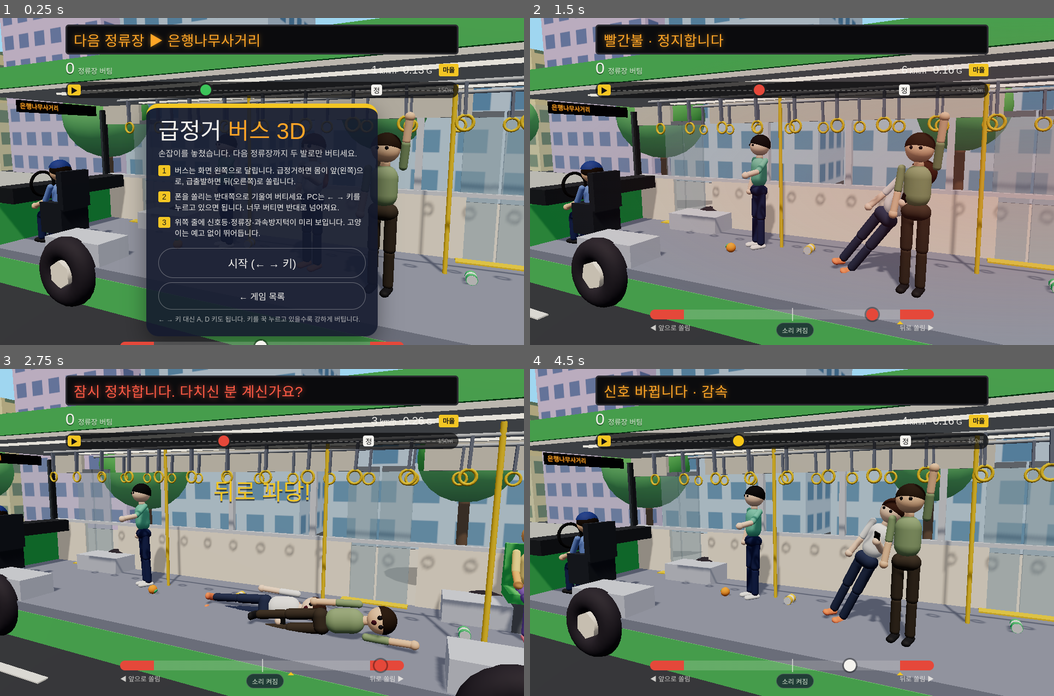
Above: before the commit, frames 1-4 (two rows, left to right).
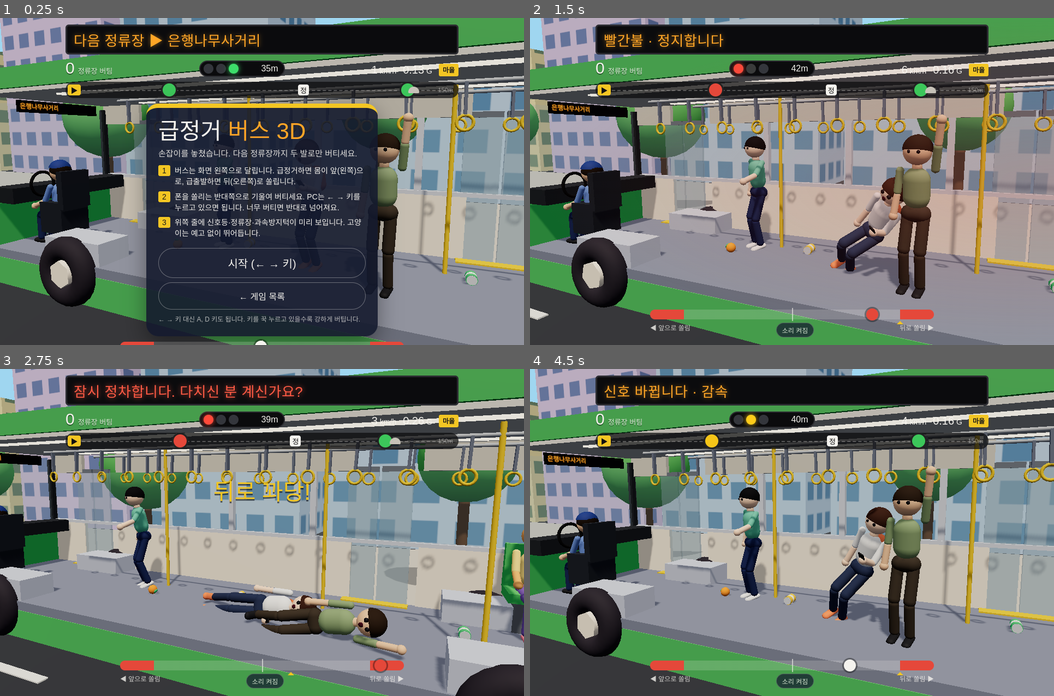
Above: after the commit, the same moments.

Repository: mynseo/MiniGame
Game: browser game, page bus-3d/index.html
Same seed, same stepped clock (60 frames per second), same inputs: the game is played once before the commit and once after it.
Inputs:
- Up to frame 1 (0.25 s): no input
- Up to frame 2 (1.5 s): click "시작 (← → 키)" at 0.27 s; hold Right from 1.03 s (still down); tap Space at 1.1 s
- Up to frame 3 (2.75 s): release Right at 1.53 s; hold Down 1.58-1.85 s; tap Space at 1.6, 2.1, 2.6 s; hold Left 1.9-2.47 s; hold Right from 2.52 s (still down)
- Up to frame 4 (4.5 s): tap Space at 3.1, 3.6, 4.1 s; release Right at 3.18 s; hold Left 3.23-3.67 s; hold Down 3.72-4.05 s; hold Right from 4.1 s (still down)

The runs differ from the first frame. In frame 1, 1.4% of the frame differs, in the area x 30-80%, y 13-86%; in frame 2, 4.3%; in frame 3, 4.3%; in frame 4, 4.5%, in the area x 33-79%, y 13-86%.

Commit message:
Bus 3D: knee-bend bracing, more stop-and-go, readable signals
- Passengers bend their knees and lean the chest forward the closer
  they get to falling, instead of standing stiff
- Bus stops more often: stops every 100-150 m with two lights between,
  lights turn red more often, shorter red waits and door stops
- New traffic light widget in the HUD shows the next light's colour and
  distance; street signals are bigger and gain a post-mounted head at
  window height

Co-Authored-By: Claude Opus 5.5 <noreply@anthropic.com>
Claude-Session: https://claude.ai/code/session_01WCRVuTihVm1j5F73JGdS4a

Diff:
--- a/bus-3d/index.html
+++ b/bus-3d/index.html
@@ -39,6 +39,14 @@
 #stops { font-family: var(--sign); font-size: clamp(22px, 6vw, 30px); text-shadow: 0 2px 0 rgba(0,0,0,.4); }
 #stops small { font-family: var(--body); font-size: 13px; opacity: .85; margin-left: 6px; }
 #meters { display: flex; gap: 12px; font-size: 14px; }
+#sig { display: flex; align-items: center; gap: 5px; background: #0b0b0d; border: 2px solid #2b2b30; border-radius: 999px; padding: 4px 10px 4px 6px; }
+#sig i { width: 18px; height: 18px; border-radius: 50%; background: #34363c; transition: background .15s, box-shadow .15s; }
+#sig i.r { background: #ff4a3a; box-shadow: 0 0 10px #ff4a3a; }
+#sig i.y { background: #ffcc1a; box-shadow: 0 0 10px #ffcc1a; }
+#sig i.g { background: #3ddc6a; box-shadow: 0 0 10px #3ddc6a; }
+#sig span { font-family: var(--sign); font-size: 16px; min-width: 4.2em; text-align: right; font-variant-numeric: tabular-nums; }
+#sig.far { opacity: .45; }
+.ic.light { width: 24px; height: 24px; }
 #meters b { font-family: var(--sign); font-weight: 400; font-size: 20px; }
 #route { font-size: 12px; background: var(--pole); color: #1a1a1a; border-radius: 3px; padding: 2px 7px; font-weight: 700; }
 #ahead { position: relative; height: 30px; background: rgba(11,11,13,.72); border-radius: 15px; overflow: hidden; }
@@ -104,6 +112,7 @@
     <div id="led">다음 정류장 ▶ 은행나무사거리</div>
     <div id="stats">
       <div id="stops">0<small>정류장 버팀</small></div>
+      <div id="sig" aria-label="다음 신호"><i></i><i></i><i></i><span id="sigd">신호 없음</span></div>
       <div id="meters"><span><b id="kmh">0</b> km/h</span><span><b id="gee">0.00</b> G</span><span id="route">마을</span></div>
     </div>
     <div id="ahead"><div class="ic bus">▶</div><span class="lbl">150m</span></div>
@@ -157,10 +166,10 @@
 // body = inverted pendulum on the feet. +theta = leaning toward the bus front (right side of screen).
 const P = { K_LEG: 15, GRAV: 9, INERTIA: 1.25, DAMP: 2.4, PUSH: 7, FAIL: 0.85 };
 const STAGES = [
-  { name: '마을', label: '마을버스', color: '#5cc46a', vmax: 11, go: 1.6, brake: 2.0, jerk: 5, red: 0.5, cat: 0, noise: 0.25 },
-  { name: '간선', label: '간선버스', color: '#5b9bf0', vmax: 13.5, go: 2.4, brake: 2.8, jerk: 8, red: 0.6, cat: 1 / 30, noise: 0.35 },
-  { name: '광역', label: '광역버스', color: '#f0705f', vmax: 16, go: 3.2, brake: 3.8, jerk: 12, red: 0.7, cat: 1 / 20, noise: 0.45 },
-  { name: '심야', label: '심야버스', color: '#6a6fd0', vmax: 17, go: 3.8, brake: 4.8, jerk: 18, red: 0.75, cat: 1 / 14, noise: 0.6 }
+  { name: '마을', label: '마을버스', color: '#5cc46a', vmax: 11, go: 1.6, brake: 2.0, jerk: 5, red: 0.8, cat: 0, noise: 0.25 },
+  { name: '간선', label: '간선버스', color: '#5b9bf0', vmax: 13.5, go: 2.4, brake: 2.8, jerk: 8, red: 0.85, cat: 1 / 30, noise: 0.35 },
+  { name: '광역', label: '광역버스', color: '#f0705f', vmax: 16, go: 3.2, brake: 3.8, jerk: 12, red: 0.9, cat: 1 / 20, noise: 0.45 },
+  { name: '심야', label: '심야버스', color: '#6a6fd0', vmax: 17, go: 3.8, brake: 4.8, jerk: 18, red: 0.9, cat: 1 / 14, noise: 0.6 }
 ];
 const stageOf = n => n < 2 ? 0 : n < 5 ? 1 : n < 9 ? 2 : 3;
 const STOP_NAMES = ['은행나무사거리', '시장입구', '구청앞', '한빛도서관', '중앙병원', '버들마을', '소방서', '체육공원',
@@ -196,8 +205,8 @@
   planSegment(); planSegment();
 }
 function planSegment() {
-  const start = segEnd, end = start + (segEnd === 0 ? 120 : rand(150, 210));
-  const n = segEnd === 0 ? 1 : 1 + (Math.random() < 0.5 ? 1 : 0);
+  const start = segEnd, end = start + (segEnd === 0 ? 90 : rand(100, 150));
+  const n = segEnd === 0 ? 1 : 2;
   for (let k = 1; k <= n; k++) objs.push({ type: 'light', x: start + (end - start) * k / (n + 1) + rand(-12, 12), color: 'green', willStop: null, t: 0, wait: 0 });
   if (segEnd > 0 && Math.random() < 0.55) objs.push({ type: 'bump', x: start + rand(30, end - start - 30), hit: 0 });
   objs.push({ type: 'stop', x: end, name: STOP_NAMES[stopIdx++ % STOP_NAMES.length], done: false, wait: 0 });
@@ -373,10 +382,10 @@
         const need = v * v / (2 * Math.max(d - 1, 0.5));
         if (need < 5.5) { o.color = 'yellow'; o.t = 0; } else o.willStop = false;
       } else if (o.color === 'yellow') { o.t += dt; if (o.t > 1.1) o.color = 'red'; }
-      else if (o.color === 'red' && o.wait > (o.hold || (o.hold = rand(1.8, 3.2)))) { o.color = 'green'; o.willStop = false; o.braking = false; }
+      else if (o.color === 'red' && o.wait > (o.hold || (o.hold = rand(1.2, 2.2)))) { o.color = 'green'; o.willStop = false; o.braking = false; }
     } else if (o.type === 'stop' && !o.done && o.wait > 0) {
       if (doorOpen === 0 && o.wait > 0.3) { doorOpen = 0.001; sfx.door(); sfx.bell(); }
-      if (o.wait > 3.2) {
+      if (o.wait > 2.4) {
         o.done = true; o.braking = false;
         if (st === 'play') { stops++; sfx.ding(); pop(`${o.name} · ${stops}번째`); }
         const ns = stageOf(stops);
@@ -490,6 +499,14 @@
     if (o.type === 'light') { e.style.background = o.color === 'green' ? '#3cc65a' : o.color === 'yellow' ? '#f5c518' : '#e5483a'; e.textContent = ''; }
     else e.textContent = o.type === 'stop' ? '정' : o.type === 'cat' ? '!' : '';
   });
+  // next traffic light, big and readable
+  const nl = objs.find(o => o.type === 'light' && o.x - busX > -1.5 && o.x - busX < 150);
+  const lamps = $('sig').children;
+  const on = nl ? (nl.color === 'red' ? 'r' : nl.color === 'yellow' ? 'y' : 'g') : '';
+  ['r', 'y', 'g'].forEach((k, i) => { const c = k === on ? k : ''; if (lamps[i].className !== c) lamps[i].className = c; });
+  const sd = nl ? (nl.x - busX < 3 ? (nl.color === 'green' ? '통과' : '정지') : Math.round(nl.x - busX) + 'm') : '신호 없음';
+  if ($('sigd').textContent !== sd) $('sigd').textContent = sd;
+  $('sig').classList.toggle('far', !nl);
   // LED sign
   alertT = Math.max(0, alertT - dt);
   const next = objs.find(o => o.type === 'stop' && !o.done && o.x - busX > -1);
@@ -735,11 +752,15 @@
     box(0.4, 0.02, 3.6, 0xf5f3ee, 0, ROAD_Y + 0.012, 0.3, g, false); // stop line
     cyl(0.09, 5.4, 0x30343b, 3, ROAD_Y + 2.7, 2.9, g);
     box(0.12, 0.12, 3.2, 0x30343b, 3, ROAD_Y + 5.3, 1.35, g);
-    box(0.3, 0.36, 1.15, 0x23262c, 3, ROAD_Y + 5.05, 0.2, g);
+    box(0.34, 0.55, 1.5, 0x23262c, 3, ROAD_Y + 5.05, 0.2, g);
+    box(0.34, 1.45, 0.55, 0x23262c, 2.95, ROAD_Y + 2.85, 2.9, g); // post-mounted head, seen through the windows
     g.userData.lamps = [0xe5483a, 0xf5c518, 0x3cc65a].map((c, i) => {
-      const m = new THREE.Mesh(new THREE.SphereGeometry(0.13, 12, 8), new THREE.MeshBasicMaterial({ color: 0x3b3e44 }));
-      m.position.set(2.84, ROAD_Y + 5.05, 0.58 - i * 0.38); g.add(m); m.userData.on = c; return m;
-    });
+      const m = new THREE.Mesh(new THREE.SphereGeometry(0.2, 16, 10), new THREE.MeshBasicMaterial({ color: 0x3b3e44 }));
+      m.position.set(2.8, ROAD_Y + 5.05, 0.68 - i * 0.48); g.add(m); m.userData.on = c; return m;
+    }).concat([0xe5483a, 0xf5c518, 0x3cc65a].map((c, i) => {
+      const m = new THREE.Mesh(new THREE.SphereGeometry(0.2, 16, 10), new THREE.MeshBasicMaterial({ color: 0x3b3e44 }));
+      m.position.set(2.75, ROAD_Y + 3.3 - i * 0.45, 2.9); g.add(m); m.userData.on = c; return m;
+    }));
   } else if (o.type === 'stop') {
     const gx = -7.4;
     for (const dx of [-1.3, 1.3]) cyl(0.05, 2.5, 0x6d737c, gx + dx, ROAD_Y + 1.4, 4.4, g);
@@ -774,7 +795,7 @@
     o.mesh.position.x = o.x - busX + FRONT_X;
     if (o.type === 'light') {
       const on = o.color === 'red' ? 0 : o.color === 'yellow' ? 1 : 2;
-      o.mesh.userData.lamps.forEach((m, i) => m.material.color.setHex(i === on ? m.userData.on : 0x3b3e44));
+      o.mesh.userData.lamps.forEach((m, i) => m.material.color.setHex(i % 3 === on ? m.userData.on : 0x3b3e44));
     } else if (o.type === 'cat') {
       const c = o.mesh.userData.cat;
       c.position.z -= dt * (o.gone ? 3.2 : 1.6);
@@ -834,6 +855,14 @@
 
 // ---- pose & camera ----
 let camT = new THREE.Vector3(1.2, 1.0, 0.2), camLag = 0, shownStage = -1, ledText = '';
+// bracing: the closer to falling, the deeper the knees bend and the hips sink (no arm waving)
+function brace(p, amount, dt) {
+  p._sq = (p._sq || 0) + (amount - (p._sq || 0)) * Math.min(1, dt * 8);
+  const k = 0.08 + p._sq * 0.85;                // thigh angle (rad); a little give even when calm
+  p.leg(0, k, k * 2); p.leg(1, k, k * 2);       // knees forward, shins back: feet stay under the hips
+  p.body.position.y = -(0.43 + 0.42) * (1 - Math.cos(k));
+  p.upper.rotation.x = k * 0.55;                // lean the chest forward a little to keep balance
+}
 function poseArms(p, mode, stress) {
   if (mode === 'phone') { p.arm('L', 0.05, 0.1, 0.2); p.arm('R', 0.55, 0.05, 1.5); }
   else if (mode === 'strap') { p.arm('L', 0.05, 0.1, 0.15); p.arm('R', 2.95, 0.12, 0.08); }
@@ -863,7 +892,11 @@
   const stressP = st === 'play' ? Math.abs(th) / P.FAIL : 1;
   for (const pp of people) pp.update(t);
   player.root.rotation.z = -th; poseArms(player, 'phone', stressP);
-  npcMesh.forEach((m, i) => { m.root.rotation.z = -npcs[i].th; poseArms(m, i === 0 ? 'strap' : 'pole', npcs[i].fall ? 1 : 0); });
+  brace(player, st === 'play' ? clamp((stressP - 0.1) / 0.5, 0, 1) : 0.4, dt);
+  npcMesh.forEach((m, i) => {
+    m.root.rotation.z = -npcs[i].th; poseArms(m, i === 0 ? 'strap' : 'pole', npcs[i].fall ? 1 : 0);
+    brace(m, npcs[i].fall ? 0.4 : clamp(Math.abs(npcs[i].th) * 3 + Math.abs(a) * 0.06, 0, 0.8), dt);
+  });
   // street
   dashes(busX); tPool(busX);
   bPool(busX);
